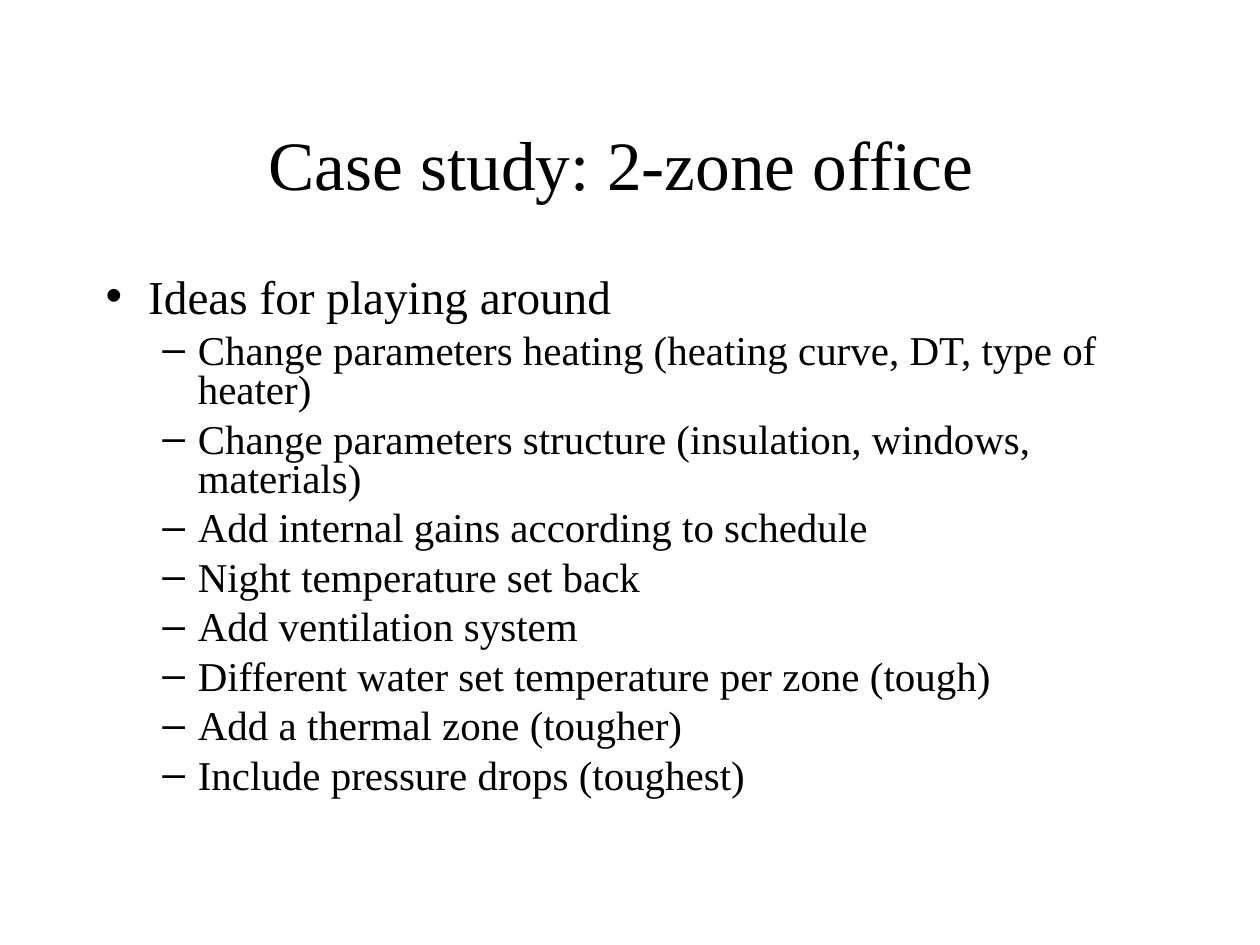
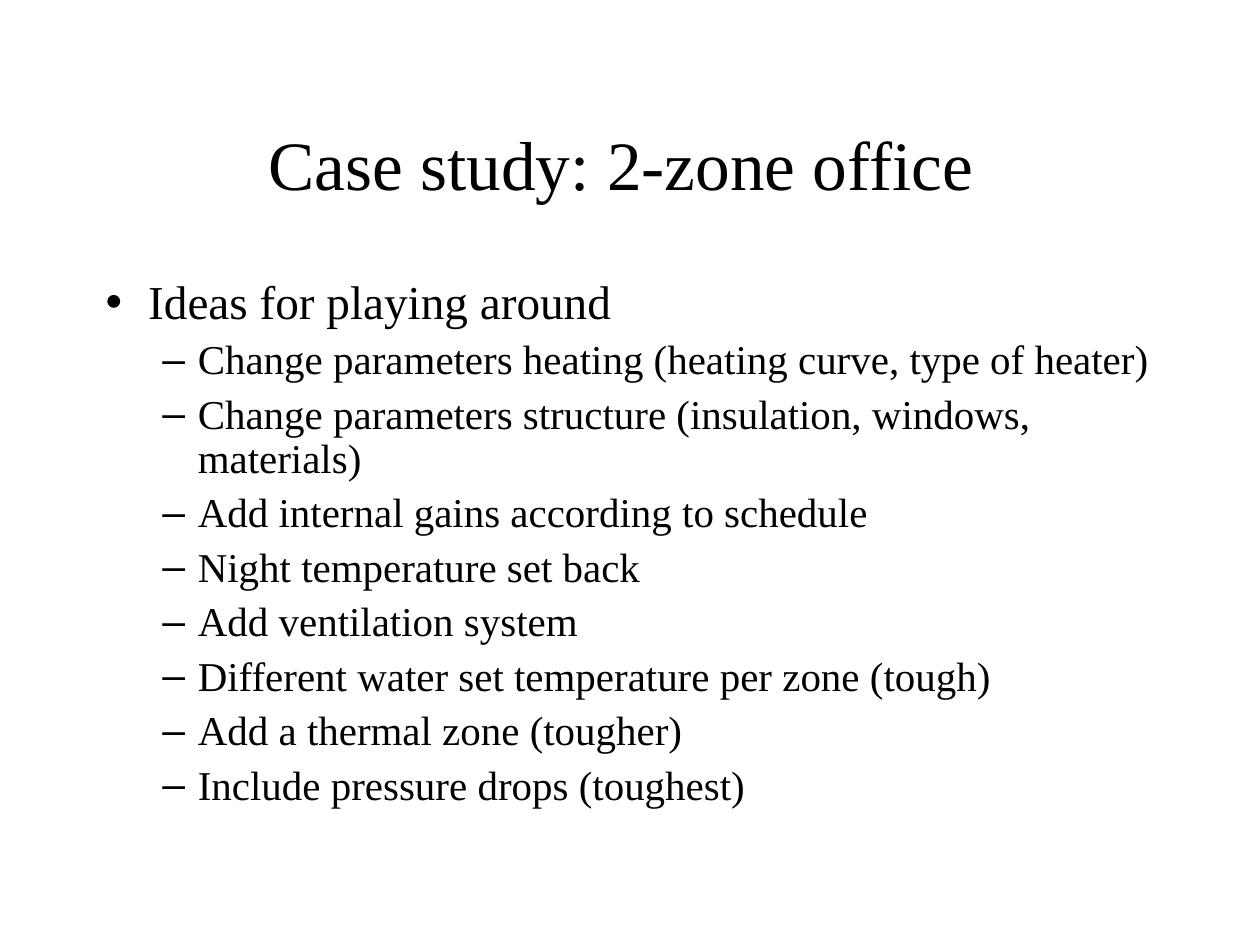
Before and after one commit to open-ideas/__CrashCourse__, a slide deck: slide 23 of Slides/CrashCourse_2014.ppt (slide 22 before the commit). Drawn at 1260x945 pixels with LibreOffice and Linux fonts; fonts in the diff are those of the drawing. Boxes give left, top, right and bottom in pixels: in the first picture for what was removed or moved away, otherwise in the second. Text is boxed around its words. In the diff, an @@ line names an element or a change of style, - is before the commit and + after.

Commit message:
slides update + ListOfAttendance.txt

```diff
--- a/Slides/CrashCourse_2014.ppt
+++ b/Slides/CrashCourse_2014.ppt
@@ text at box(148, 285, 1030, 808): line spacing 0.8 to 0.9 @@
@@ text at box(198, 345, 1149, 382): text changed @@
-  – Change parameters heating (heating curve, DT, type of heater)
+  – Change parameters heating (heating curve, type of heater)
```
Also in this commit, not shown: 2 slides added, 1 slide removed, 1 other file.
